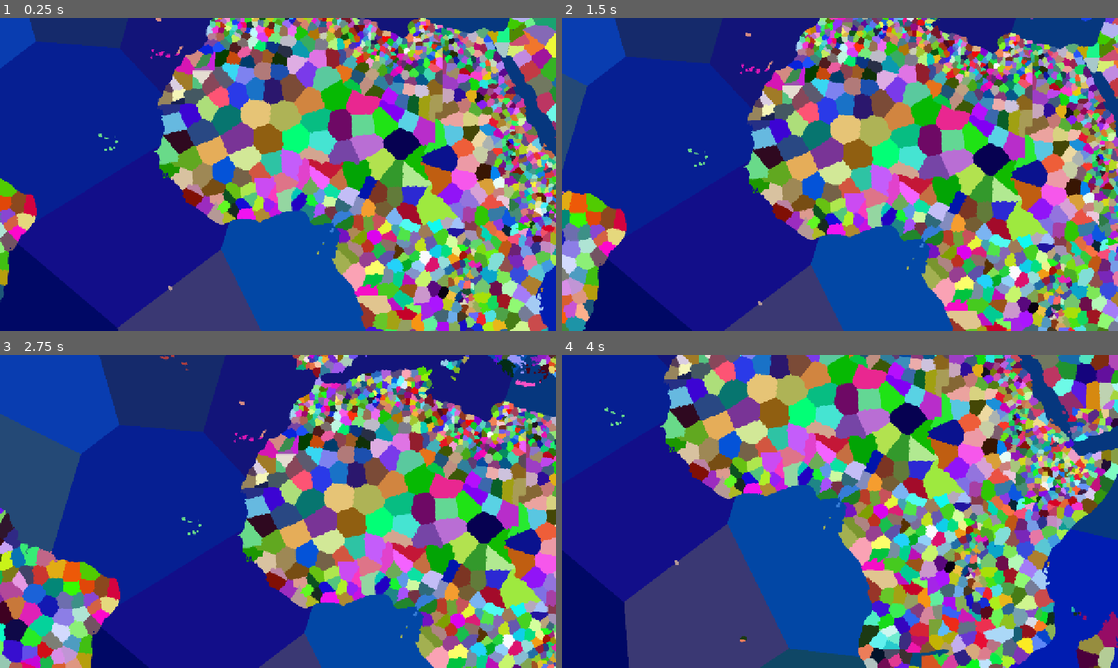
Above: before the commit, frames 1-4 (two rows, left to right).
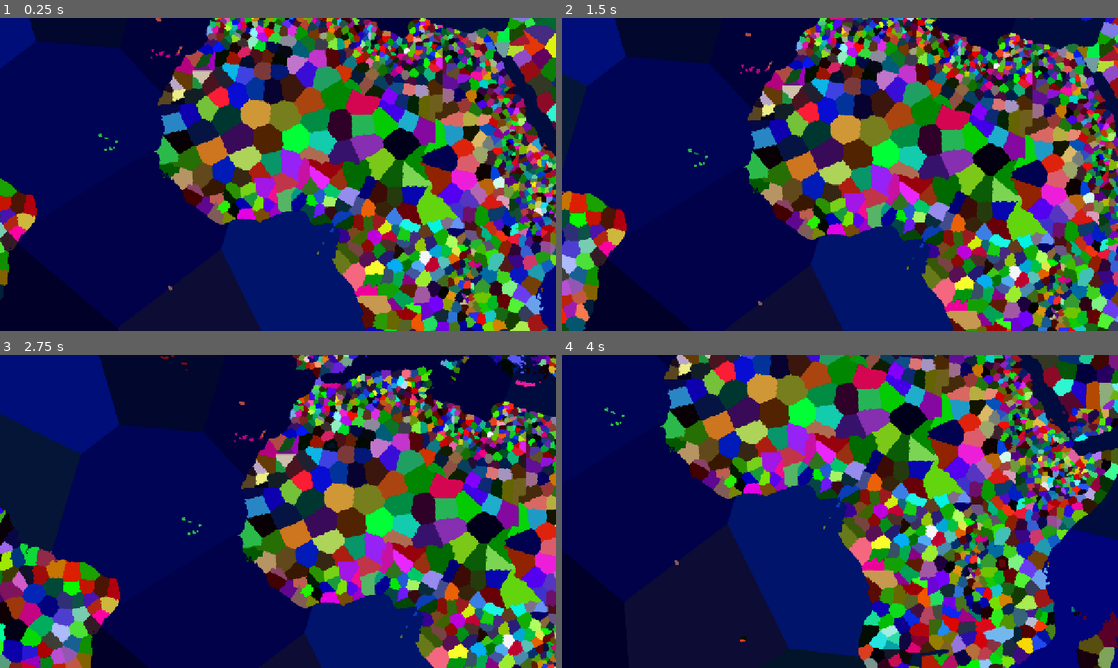
Above: after the commit, the same moments.

Repository: obamin6120/mgs-1
Game: Godot game, scene res://background.tscn
Same seed, same stepped clock (60 frames per second), same inputs: the game is played once before the commit and once after it.
Inputs (mouse positions are in pixels of both pictures, inside the frame that each line leads up to):
- Up to frame 1 (0.25 s): no input
- Up to frame 2 (1.5 s): tap Enter at 0.5 s; move the mouse to (962, 158) at 0.52 s; click (962, 158) at 0.67 s; tap Space at 1.25 s; drag from (728, 190) to (812, 237) at 1.27 s
- Up to frame 3 (2.75 s): tap Enter at 2 s; move the mouse to (333, 442) at 2.02 s; click (333, 442) at 2.17 s
- Up to frame 4 (4 s): tap Space at 2.75 s; drag from (812, 574) to (673, 464) at 2.77 s; tap Enter at 3.5 s; move the mouse to (1006, 558) at 3.52 s; click (1006, 558) at 3.67 s

The runs differ from the first frame. In frame 1, 100% of the frame differs, in the area x 0-100%, y 0-100%; in frame 2, 100%; in frame 3, 100%; in frame 4, 100%.

Commit message:
BORDERS

Diff:
--- a/ProvinceDatabase.gd
+++ b/ProvinceDatabase.gd
@@ -57,3 +57,10 @@
 	var color = img.get_pixel(x, y)
 
 	return color_to_id.get(color.to_rgba32(), 0)
+
+
+func get_province_color(province_id: int) -> Color:
+	if province_id <= 0 or province_id > id_to_color.size():
+		return Color.TRANSPARENT
+
+	return id_to_color[province_id - 1]
--- a/ProvinceSelector.gd
+++ b/ProvinceSelector.gd
@@ -65,7 +65,6 @@
 	elif event is InputEventMouseButton:
 		if event.button_index == MOUSE_BUTTON_LEFT:
 
-			# Ignore mouse events generated by touchscreen taps
 			if Time.get_ticks_msec() - last_touch_time < TOUCH_MOUSE_DELAY:
 				return
 
@@ -116,5 +115,22 @@
 
 	if province_id != 0:
 		print("Selected Province ID: ", province_id)
+
+		# HIGHLIGHT SELECTED PROVINCE
+		var shader_material := material as ShaderMaterial
+
+		if shader_material:
+			shader_material.set_shader_parameter(
+				"selected_color",
+				database.get_province_color(province_id)
+			)
+
+			shader_material.set_shader_parameter(
+				"has_selection",
+				true
+			)
+		else:
+			push_warning("No ShaderMaterial found on Sprite2D!")
+
 	else:
 		print("No province found.")
--- a/background.tscn
+++ b/background.tscn
@@ -1,14 +1,26 @@
 [gd_scene format=3 uid="uid://cpedyb5abbsfq"]
 
 [ext_resource type="Texture2D" uid="uid://bx8oge358xgjj" path="res://final map.png" id="1_oabld"]
+[ext_resource type="Shader" uid="uid://dk4xw130kf72i" path="res://province_highlight.gdshader" id="2_eq6nc"]
 [ext_resource type="Script" uid="uid://bky56hx4ntu0y" path="res://cameraview.gd" id="2_i7s6n"]
 [ext_resource type="Script" uid="uid://dqq6pyd88lj6s" path="res://ProvinceSelector.gd" id="3_splo0"]
 [ext_resource type="Script" uid="uid://ynayiqloolih" path="res://ProvinceDatabase.gd" id="3_xehqc"]
+
+[sub_resource type="ShaderMaterial" id="ShaderMaterial_bpugw"]
+shader = ExtResource("2_eq6nc")
+shader_parameter/selected_color = Color(0, 0, 0, 1)
+shader_parameter/highlight_color = Color(1, 0.85, 0.1, 1)
+shader_parameter/border_color = Color(0.38, 0.2, 0.015, 1)
+shader_parameter/has_selection = false
+shader_parameter/color_tolerance = 0.02
+shader_parameter/glow_strength = 0.8
+shader_parameter/pulse_speed = 2.0
 
 [node name="Node2D" type="Node2D" unique_id=938747289]
 script = ExtResource("2_i7s6n")
 
 [node name="Sprite2D" type="Sprite2D" parent="." unique_id=1952950748 node_paths=PackedStringArray("database")]
+material = SubResource("ShaderMaterial_bpugw")
 position = Vector2(2800, 1200)
 texture = ExtResource("1_oabld")
 script = ExtResource("3_splo0")
--- /dev/null
+++ b/province_highlight.gdshader
@@ -0,0 +1,56 @@
+
+shader_type canvas_item;
+render_mode unshaded;
+
+uniform vec4 selected_color : source_color;
+uniform vec4 highlight_color : source_color = vec4(1.0, 0.85, 0.1, 1.0);
+uniform vec4 border_color : source_color = vec4(0.55, 0.32, 0.04, 1.0);
+
+uniform bool has_selection = false;
+uniform float color_tolerance = 0.02;
+
+uniform float glow_strength = 0.65;
+uniform float pulse_speed = 2.5;
+
+void fragment() {
+    vec4 original = texture(TEXTURE, UV);
+
+    if (has_selection && distance(original.rgb, selected_color.rgb) < color_tolerance) {
+
+        // Pulsing gold glow
+        float pulse = 0.5 + 0.5 * sin(TIME * pulse_speed);
+
+        original.rgb = mix(
+            original.rgb,
+            highlight_color.rgb,
+            glow_strength * pulse
+        );
+
+        // Detect thicker province border
+        vec2 texel = TEXTURE_PIXEL_SIZE;
+        bool edge = false;
+
+        for (int x = -5; x <= 5; x++) {
+            for (int y = -5; y <= 5; y++) {
+
+                if (x == 0 && y == 0) {
+                    continue;
+                }
+
+                vec2 offset = vec2(float(x), float(y)) * texel;
+                vec4 neighbor = texture(TEXTURE, UV + offset);
+
+                if (distance(neighbor.rgb, selected_color.rgb) >= color_tolerance) {
+                    edge = true;
+                }
+            }
+        }
+
+        // Dark gold border
+        if (edge) {
+            original.rgb = border_color.rgb;
+        }
+    }
+
+    COLOR = original * COLOR;
+}
Not shown, added: province_highlight.gdshader.uid
